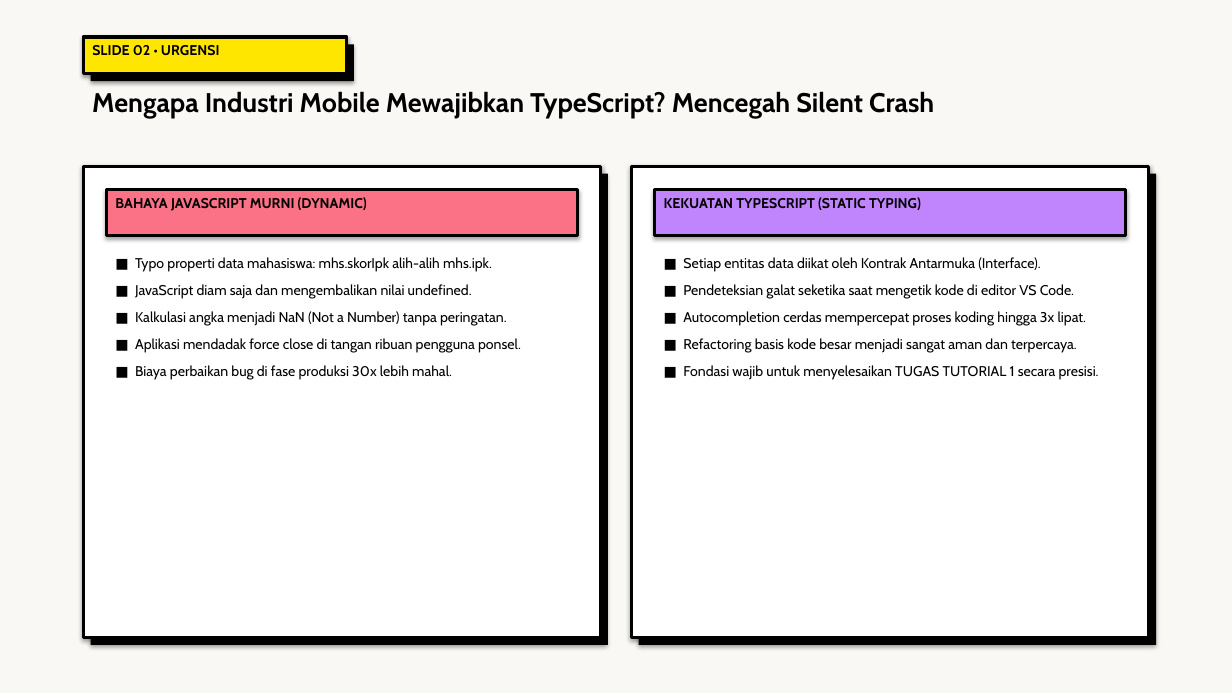
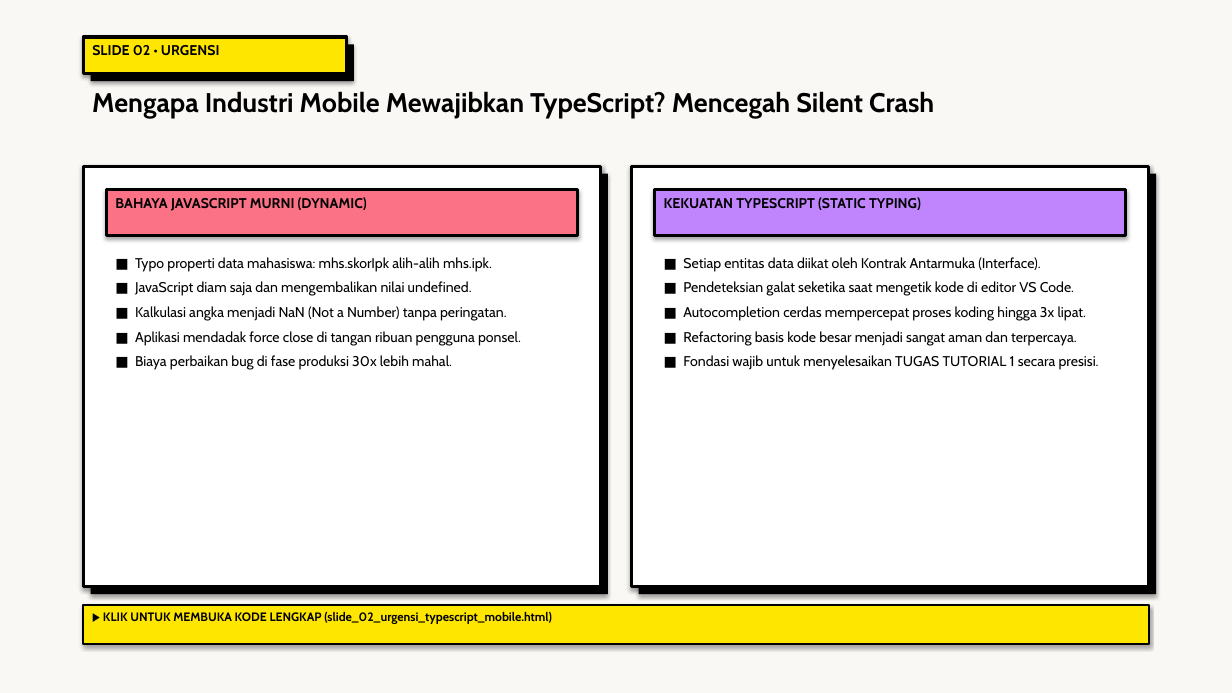
Before and after one commit to antonprafanto/tuweb_mobile2025, a slide deck: slide 2 of slide_presentasi/SESI_03_TypeScript_dan_Komposisi_Vue.pptx. Drawn at 1232x693 pixels with LibreOffice and Linux fonts; fonts in the diff are those of the drawing. Boxes give left, top, right and bottom in pixels: in the first picture for what was removed or moved away, otherwise in the second. Text is boxed around its words. In the diff, an @@ line names an element or a change of style, - is before the commit and + after.

Commit message:
feat(sesi-03): audit tuntas 18 berkas html ramah awam diagram svg valid xml naskah mermaid dan pptx tugas 1

```diff
--- a/slide_presentasi/SESI_03_TypeScript_dan_Komposisi_Vue.pptx
+++ b/slide_presentasi/SESI_03_TypeScript_dan_Komposisi_Vue.pptx
@@ rectangle: place and size @@
-rectangle at bbox=[83, 166, 601, 638]
+rectangle at bbox=[83, 166, 601, 587]
@@ rectangle: place and size @@
-rectangle at bbox=[91, 174, 608, 645]
+rectangle at bbox=[91, 174, 608, 594]
@@ rectangle: place and size @@
-rectangle at bbox=[631, 166, 1149, 638]
+rectangle at bbox=[631, 166, 1149, 587]
@@ rectangle: place and size @@
-rectangle at bbox=[639, 174, 1156, 645]
+rectangle at bbox=[639, 174, 1156, 594]
@@ text "■ Typo properti data mahasiswa: ..." at bbox=[135, 257, 521, 370]: less space between paragraphs @@
@@ text "■ Setiap entitas data diikat ..." at bbox=[683, 257, 1099, 370]: less space between paragraphs @@
@@ rectangle added at bbox=[83, 605, 1149, 644], fill #FFE600, outline #000000 1.5 pt @@
@@ text added at bbox=[103, 612, 552, 624], 9.5 pt, text #000000, bold @@
+▶ KLIK UNTUK MEMBUKA KODE LENGKAP (slide_02_urgensi_typescript_mobile.html)
```
Also in this commit, not shown: 4 other slides changed, 21 other files.
